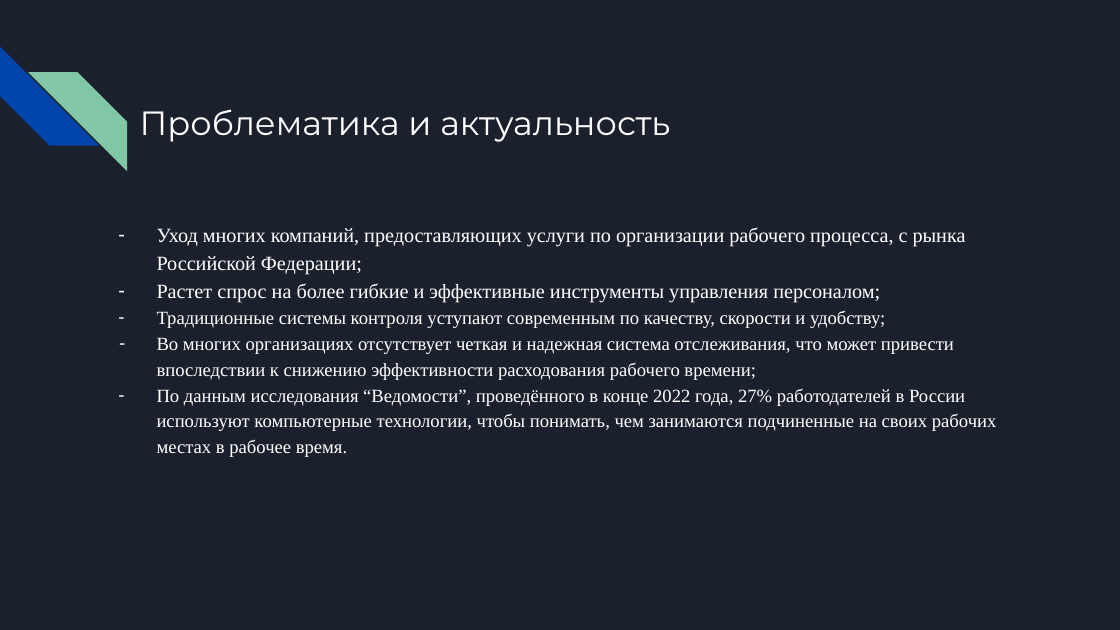
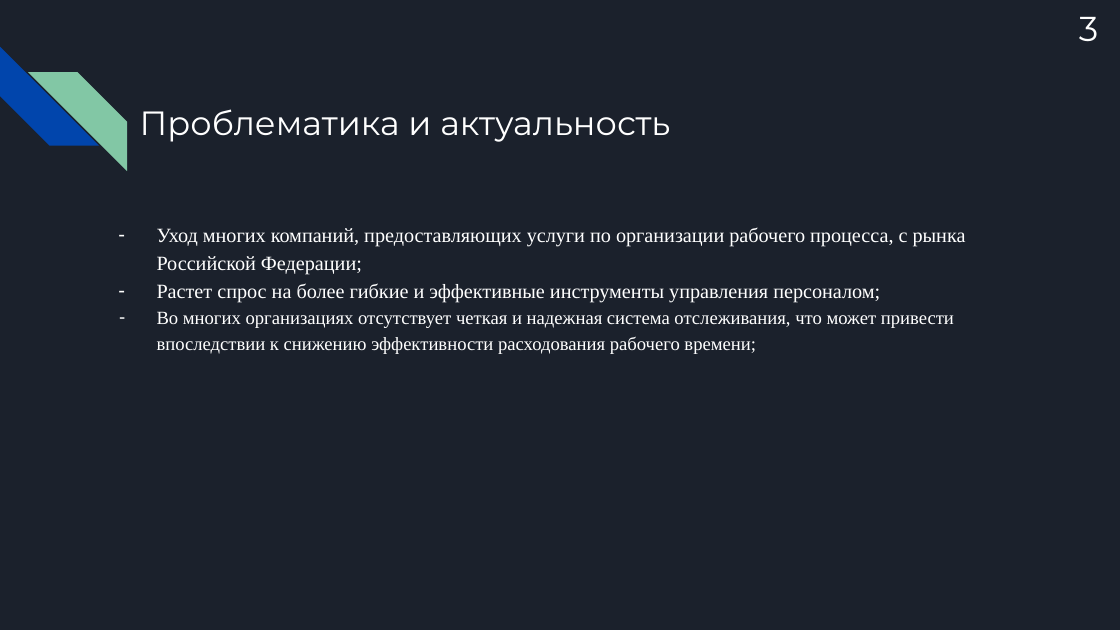
Before and after one commit to barKoZZeR/Diplom_project, a slide deck: slide 3 of Презентация дипломного проекта (Кашин С.И.).pptx. Drawn at 1120x630 pixels with LibreOffice and Linux fonts; fonts in the diff are those of the drawing. Boxes give left, top, right and bottom in pixels: in the first picture for what was removed or moved away, otherwise in the second. Text is boxed around its words. In the diff, an @@ line names an element or a change of style, - is before the commit and + after.

```diff
--- a/Презентация дипломного проекта (Кашин С.И.).pptx
+++ b/Презентация дипломного проекта (Кашин С.И.).pptx
@@ text added at box(1079, 17, 1098, 41), 22.2 pt, text #FFFFFF @@
+3
@@ text at box(157, 311, 885, 328): paragraph removed @@
-– Традиционные системы контроля уступают современным по качеству, скорости и удобству;
@@ text at box(157, 388, 997, 457): paragraph removed @@
-– По данным исследования “Ведомости”, проведённого в конце 2022 года, 27% работодателей в России используют компьютерные технологии, чтобы понимать, чем занимаются подчиненные на своих рабочих местах в рабочее время.
```
Also in this commit, not shown: 19 other slides changed, 1 slide added.
